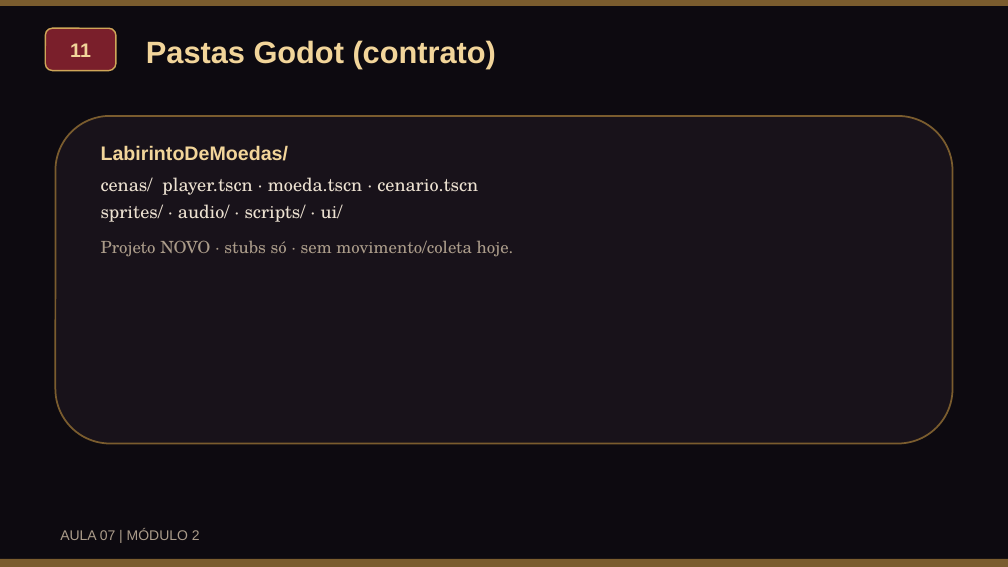
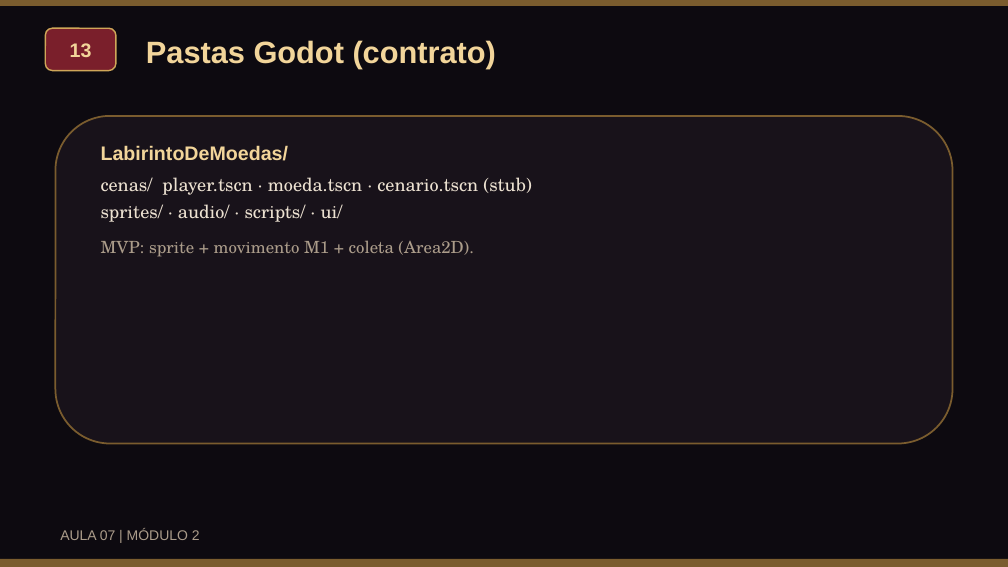
Before and after one commit to VonLuqi/fundamentos-de-jogos-digitais, a slide deck: slide 14 of assets/docs/aulas/aula07_papeis_workflow_slides.pptx (slide 12 before the commit). Drawn at 1008x567 pixels with LibreOffice and Linux fonts; fonts in the diff are those of the drawing. Boxes give left, top, right and bottom in pixels: in the first picture for what was removed or moved away, otherwise in the second. Text is boxed around its words. In the diff, an @@ line names an element or a change of style, - is before the commit and + after.

```diff
--- a/assets/docs/aulas/aula07_papeis_workflow_slides.pptx
+++ b/assets/docs/aulas/aula07_papeis_workflow_slides.pptx
@@ text in rounded rectangle at (70, 43, 92, 57): text changed @@
-11
+13
@@ text at (101, 177, 532, 195): text changed @@
-cenas/ player.tscn · moeda.tscn · cenario.tscn
+cenas/ player.tscn · moeda.tscn · cenario.tscn (stub)
@@ text at (101, 240, 473, 257): text changed @@
-Projeto NOVO · stubs só · sem movimento/coleta hoje.
+MVP: sprite + movimento M1 + coleta (Area2D).
```
Also in this commit, not shown: 6 other slides changed, 10 slides added, 8 slides removed, 43 other files.
